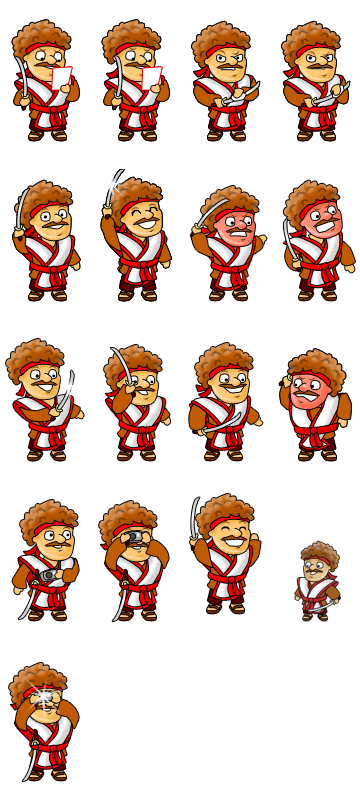
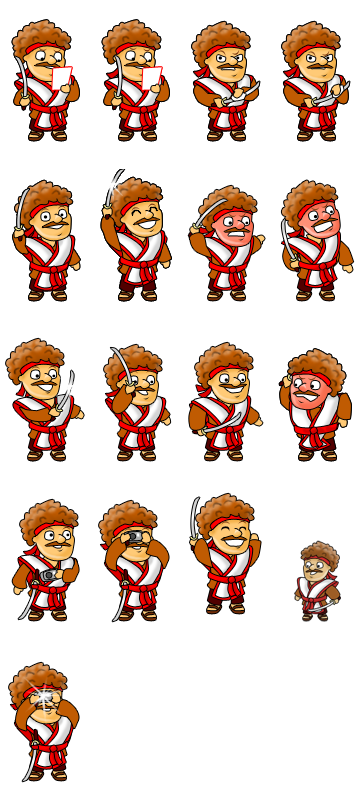
Layer changes from the first 360×800 image to the second:
painted on "Слой 11" over [187, 179, 357, 302]
